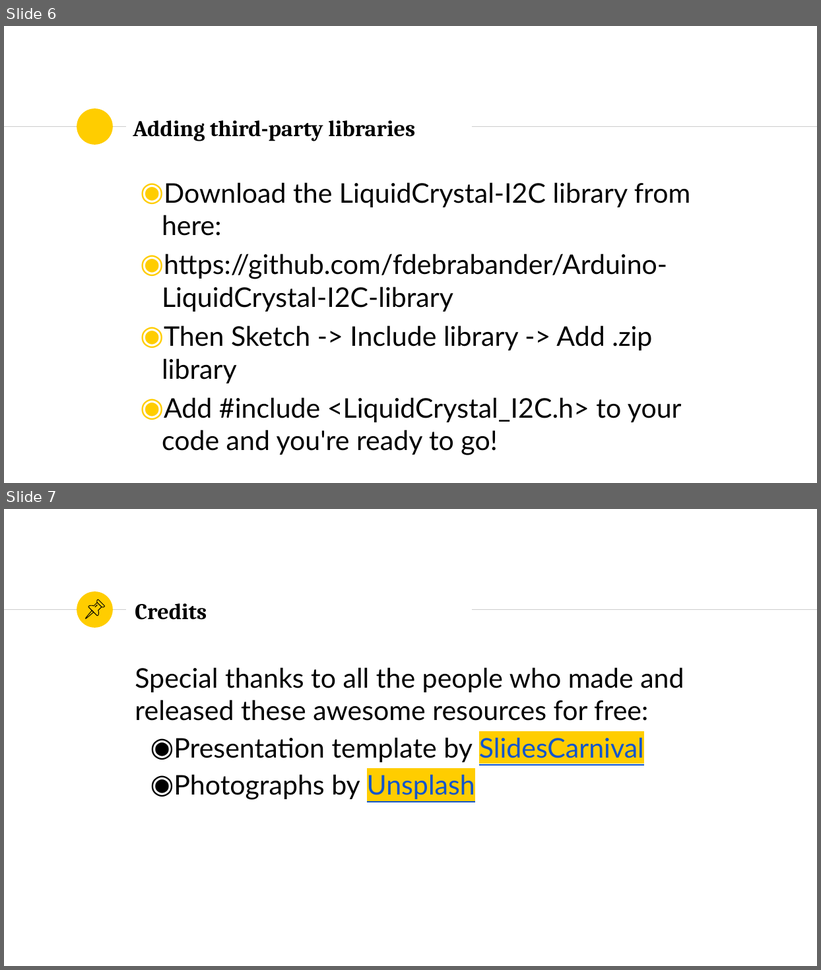
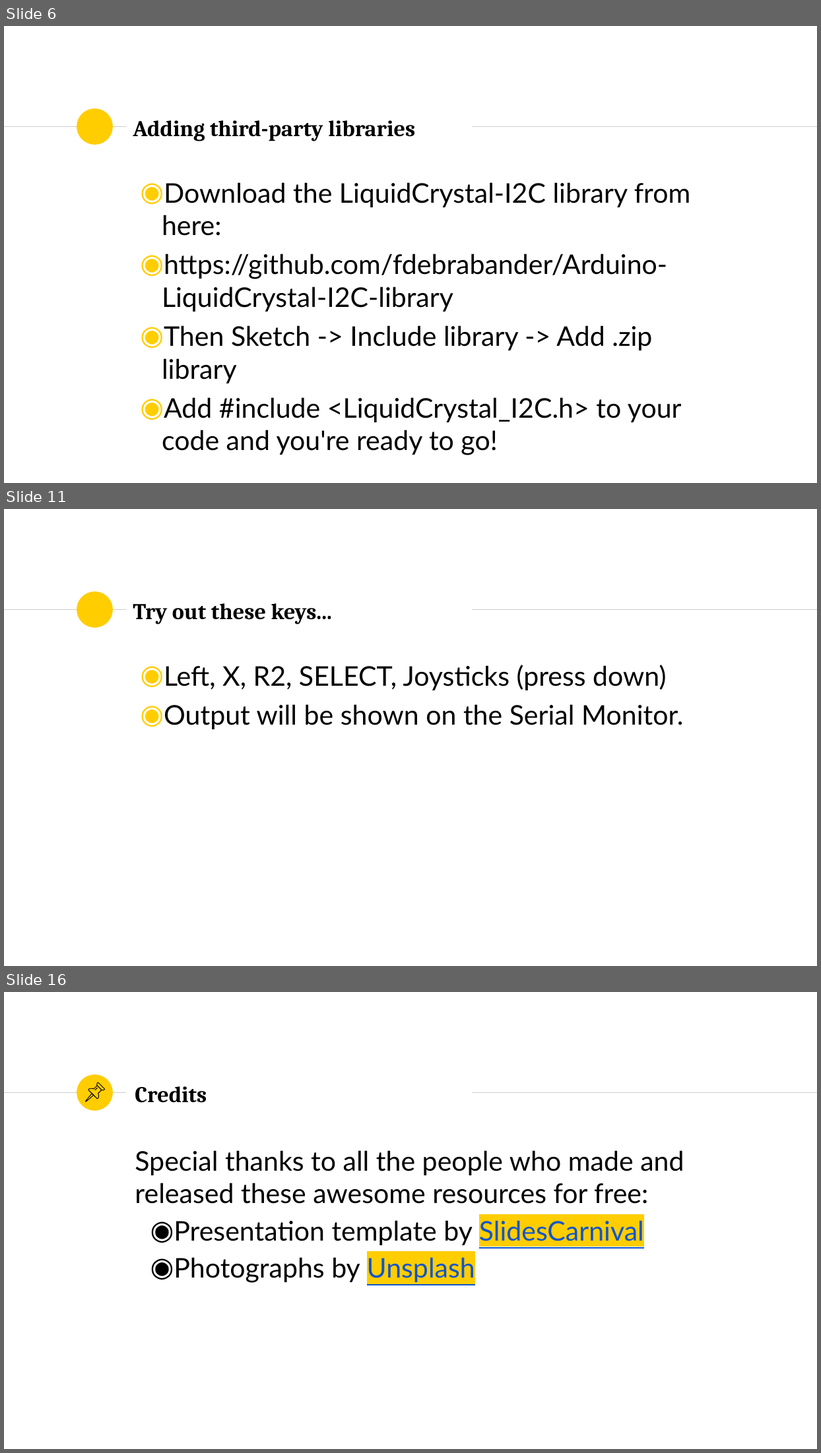
Before and after one commit to SSTIA/arduino-seminar, a slide deck: slides/ArduinoSeminar2.pptx. Shown one above the other, each under a label of ours: slides 6 and 7 before the commit, slides 6, 11 and 16 after it; the slides between them are not shown. The pictures are 821x970 and 821x1453 pixels, drawn with LibreOffice and Linux fonts; fonts in the diff are those of the drawing. Boxes give left, top, right and bottom in pixels: in the first picture for what was removed or moved away, otherwise in the second. Text is boxed around its words. In the diff, an @@ line names an element or a change of style, - is before the commit and + after.

```diff
--- a/slides/ArduinoSeminar2.pptx
+++ b/slides/ArduinoSeminar2.pptx
@@ slide 11 added at [4, 509, 817, 966], background #FFFFFF; not listed: 3 template elements that a slide beside it also shows @@
@@ title added at [133, 603, 332, 624], 26.6 pt, text #000000, bold @@
+Try out these keys...
@@ text added at [164, 665, 684, 729], 32 pt, text #000000 @@
+◉ Left, X, R2, SELECT, Joysticks (press down)
+◉ Output will be shown on the Serial Monitor.
@@ what was slide 7 is now slide 16 @@
```
Also in this commit, not shown: 8 other slides added, 4 other files.
